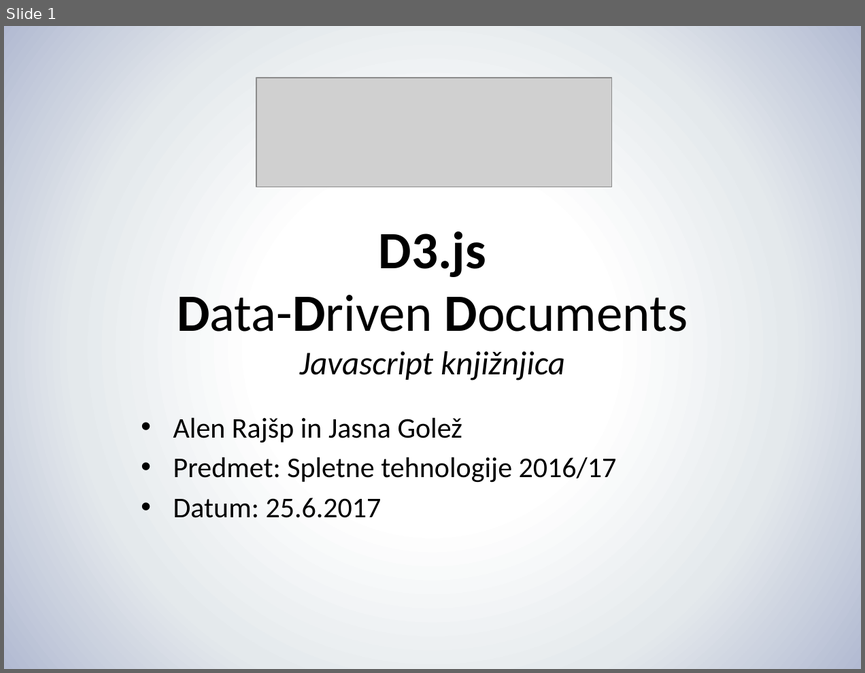
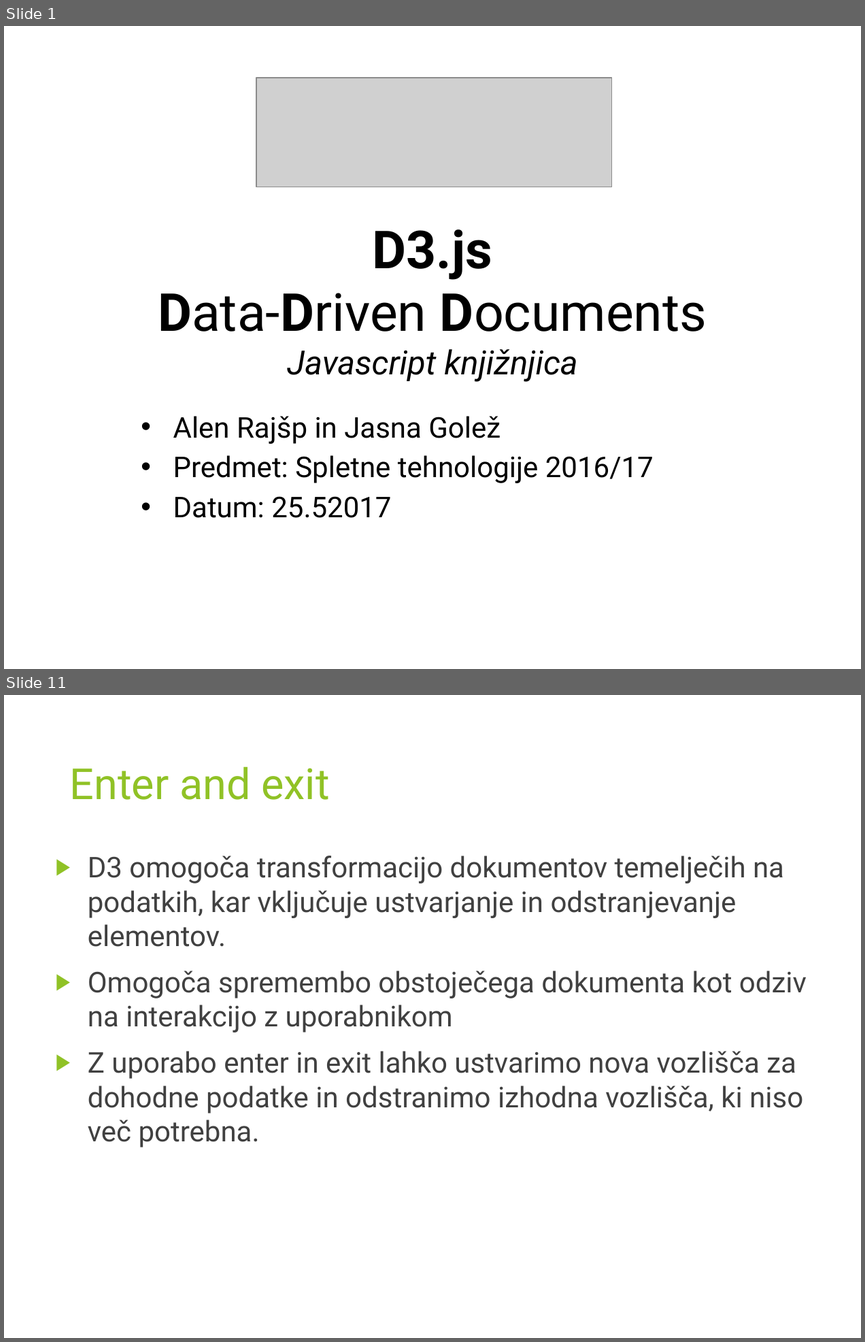
Before and after one commit to jasna19/GremoVun, a slide deck: D3/D3 Presentation/D3_Rajšp_Golež.pptx. Shown one above the other, each under a label of ours: slide 1 before the commit, slides 1 and 11 after it; the slides between them are not shown. The pictures are 865x673 and 865x1342 pixels, drawn with LibreOffice and Linux fonts; fonts in the diff are those of the drawing; grey boxes stand for pictures. Boxes give left, top, right and bottom in pixels: in the first picture for what was removed or moved away, otherwise in the second. Text is boxed around its words. In the diff, an @@ line names an element or a change of style, - is before the commit and + after.

```diff
--- a/D3/D3 Presentation/D3_Rajšp_Golež.pptx
+++ b/D3/D3 Presentation/D3_Rajšp_Golež.pptx
@@ slide 11 added at <box>4,695,861,1338</box>, background #FFFFFF @@
@@ title added at <box>70,766,330,800</box>, 36 pt, text #90C226 @@
+Enter and exit
@@ text added at <box>88,855,806,1147</box>, 24 pt, text #404040 @@
+▶ D3 omogoča transformacijo dokumentov temelječih na podatkih, kar vključuje ustvarjanje in odstranjevanje elementov.
+▶ Omogoča spremembo obstoječega dokumenta kot odziv na interakcijo z uporabnikom
+▶ Z uporabo enter in exit lahko ustvarimo nova vozlišča za dohodne podatke in odstranimo izhodna vozlišča, ki niso več potrebna.
@@ slide 1 changed as well @@
@@ background gradient #FFFFFF to #E4E9EC to #B2BAD2 to #FFFFFF @@
@@ text "D3.js" at <box>158,229,706,382</box>: font Calibri to Roboto @@
@@ text at <box>173,416,653,483</box>: font Calibri to Roboto in "Alen Rajšp in Jasna Golež", "Predmet: Spletne tehnologije 2016/17" @@
@@ text at <box>173,496,391,518</box>: text changed; font Calibri to Roboto @@
-• Datum: 25.6.2017
+• Datum: 25.52017
```
Also in this commit, not shown: 6 other slides changed, 8 other slides added, 5 slides removed.
